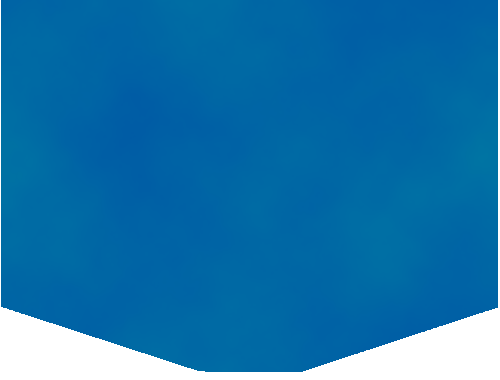
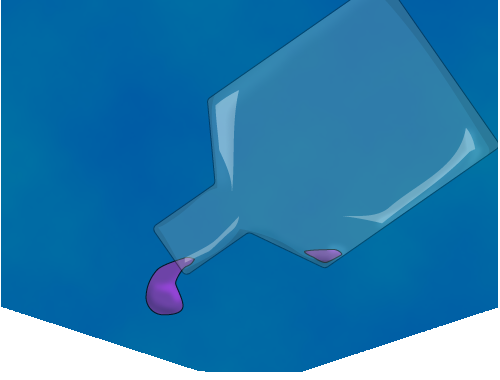
Comparing the layer stacks of the two 500px x 380px images. Changes:
painted on "Layer 2" over [145, 0, 498, 316]
